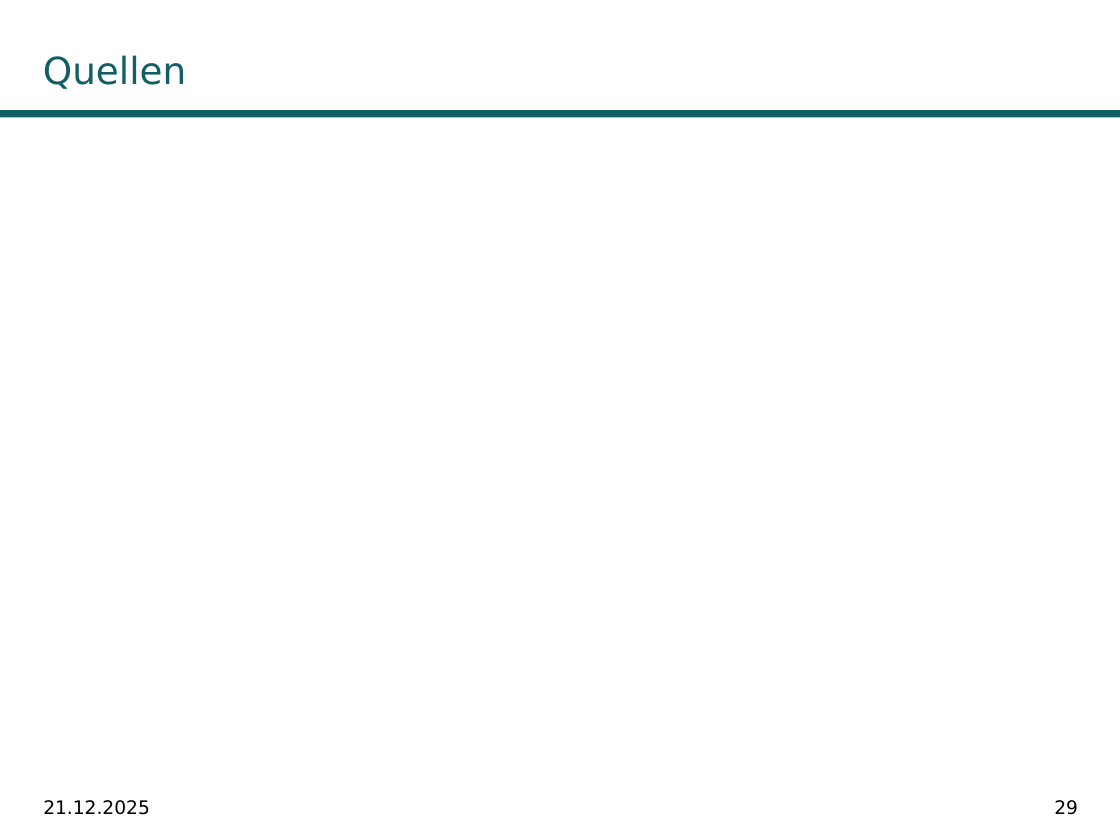
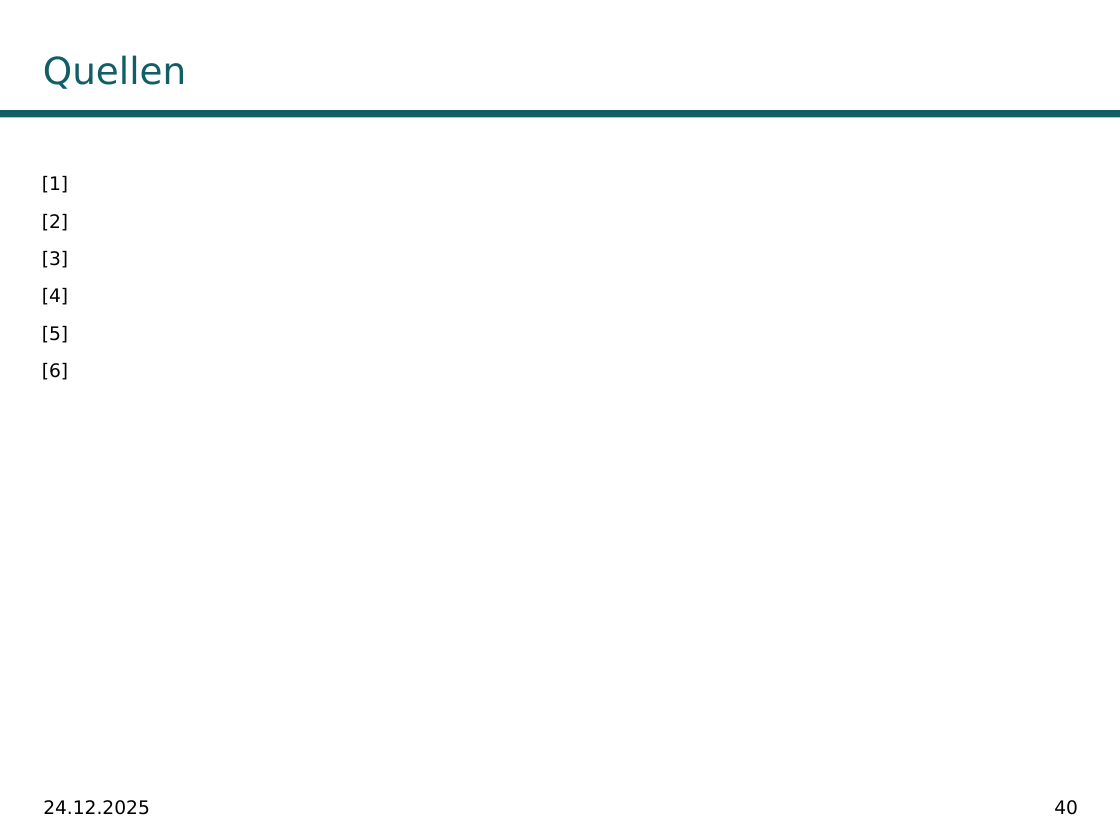
Before and after one commit to fabiw98/Seminar_DICE, a slide deck: slide 40 of Präsentation/DiCE_PowerPoint.potx (slide 29 before the commit). Drawn at 1120x840 pixels with LibreOffice and Linux fonts; fonts in the diff are those of the drawing; background and template pictures are left out. Boxes give left, top, right and bottom in pixels: in the first picture for what was removed or moved away, otherwise in the second. Text is boxed around its words. In the diff, an @@ line names an element or a change of style, - is before the commit and + after.

```diff
--- a/Präsentation/DiCE_PowerPoint.potx
+++ b/Präsentation/DiCE_PowerPoint.potx
@@ text added at [42, 175, 68, 380], 12 pt, text #000000 @@
+[1]
+[2]
+[3]
+[4]
+[5]
+[6]
@@ text at [43, 800, 150, 815]: text changed @@
-21.12.2025
+24.12.2025
@@ page number at [1054, 800, 1078, 815]: text changed @@
-29
+40
```
Also in this commit, not shown: 19 other slides changed, 12 slides added, 1 slide removed, 16 other files.
